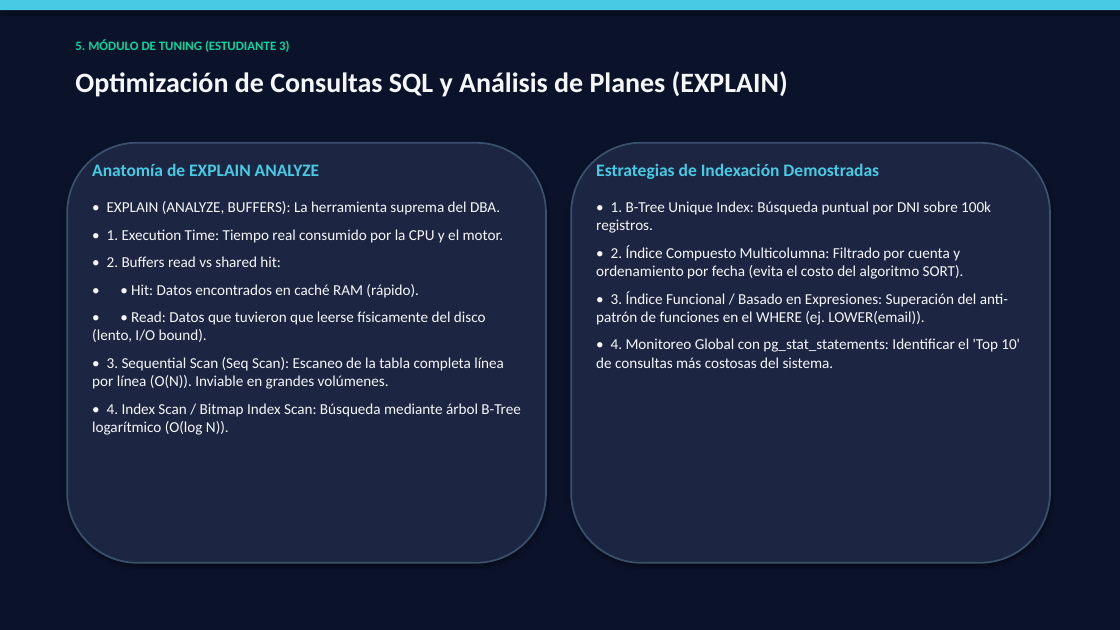
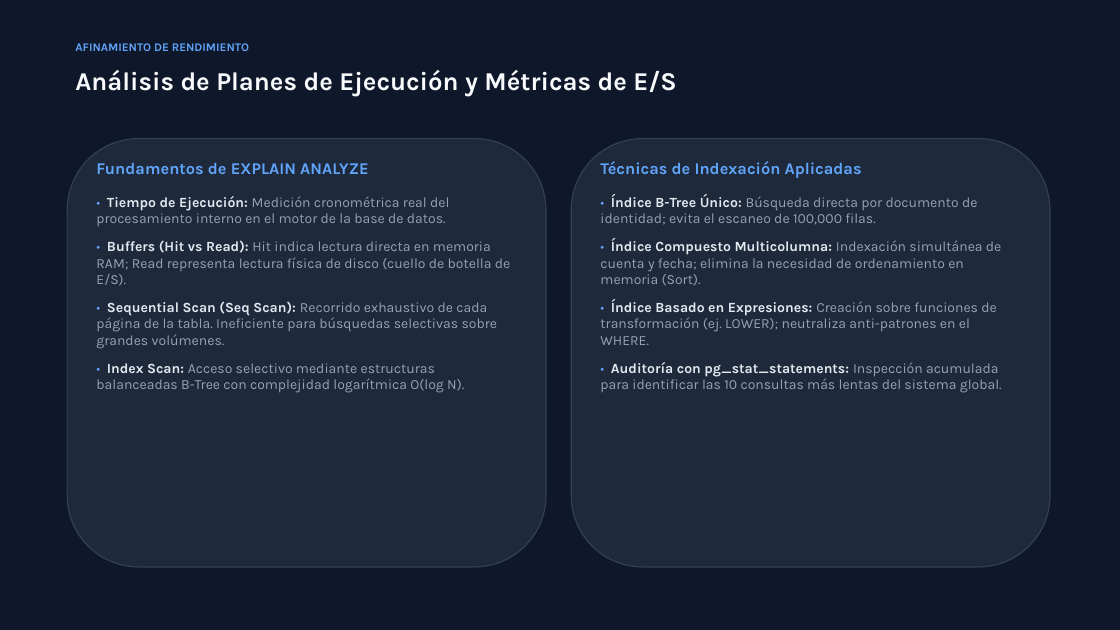
Before and after one commit to EmilyCayambe/Openmetadata, a slide deck: slide 8 of presentacion/Presentacion_Telemetria_Optimizacion.pptx. Drawn at 1120x630 pixels with LibreOffice and Linux fonts; fonts in the diff are those of the drawing. Boxes give left, top, right and bottom in pixels: in the first picture for what was removed or moved away, otherwise in the second. Text is boxed around its words. In the diff, an @@ line names an element or a change of style, - is before the commit and + after.

Commit message:
style: refine presentation with sober corporate slate palette, Segoe UI typography, bold-only terms, and clean academic layout

```diff
--- a/presentacion/Presentacion_Telemetria_Optimizacion.pptx
+++ b/presentacion/Presentacion_Telemetria_Optimizacion.pptx
@@ rectangle at (x1=0, y1=0, x2=1120, y2=630): fill #0B132B to #0F172A @@
@@ rectangle removed at (x1=0, y1=0, x2=1120, y2=10) @@
@@ text added at (x1=75, y1=43, x2=249, y2=51), 10 pt, text #60A5FA, bold @@
+AFINAMIENTO DE RENDIMIENTO
@@ text at (x1=75, y1=70, x2=676, y2=96): text changed; size 11 to 22 pt; font Calibri to Karla; text colour #06D6A0 to #F8FAFC @@
-5. MÓDULO DE TUNING (ESTUDIANTE 3)
+Análisis de Planes de Ejecución y Métricas de E/S
@@ text removed at (x1=75, y1=71, x2=788, y2=97) @@
-Optimización de Consultas SQL y Análisis de Planes (EXPLAIN)
@@ rounded rectangle resized from (x1=67, y1=143, x2=546, y2=563) to (x1=67, y1=139, x2=546, y2=567) @@
@@ rounded rectangle at (x1=67, y1=139, x2=546, y2=567): fill #1C2541 to #1E293B; outline #3A506B 1.5 pt to #334155 1 pt; shadow off @@
@@ rounded rectangle at (x1=571, y1=139, x2=1050, y2=567): fill #1C2541 to #1E293B; outline #3A506B 1.5 pt to #334155 1 pt; shadow off @@
@@ rounded rectangle resized from (x1=571, y1=143, x2=1050, y2=563) to (x1=571, y1=139, x2=1050, y2=567) @@
@@ text at (x1=96, y1=163, x2=368, y2=174): text changed; size 15 to 14 pt; font Calibri to Karla; text colour #48CAE4 to #60A5FA @@
-Anatomía de EXPLAIN ANALYZE
+Fundamentos de EXPLAIN ANALYZE
@@ text at (x1=600, y1=161, x2=862, y2=178): text changed; size 15 to 14 pt; font Calibri to Karla; text colour #48CAE4 to #60A5FA @@
-Estrategias de Indexación Demostradas
+Técnicas de Indexación Aplicadas
@@ text at (x1=96, y1=196, x2=510, y2=393): text changed; size 13 to 12 pt; font Calibri to Karla; text colour #F5F7FA to #94A3B8 @@
-• EXPLAIN (ANALYZE, BUFFERS): La herramienta suprema del DBA.
-• 1. Execution Time: Tiempo real consumido por la CPU y el motor.
-• 2. Buffers read vs shared hit:
-• • Hit: Datos encontrados en caché RAM (rápido).
-• • Read: Datos que tuvieron que leerse físicamente del disco (lento, I/O bound).
-• 3. Sequential Scan (Seq Scan): Escaneo de la tabla completa línea por línea (O(N)). Inviable en grandes volúmenes.
-• 4. Index Scan / Bitmap Index Scan: Búsqueda mediante árbol B-Tree logarítmico (O(log N)).
+• Tiempo de Ejecución: Medición cronométrica real del procesamiento interno en el motor de la base de datos.
+• Buffers (Hit vs Read): Hit indica lectura directa en memoria RAM; Read representa lectura física de disco (cuello de botella de E/S).
+• Sequential Scan (Seq Scan): Recorrido exhaustivo de cada página de la tabla. Ineficiente para búsquedas selectivas sobre grandes volúmenes.
+• Index Scan: Acceso selectivo mediante estructuras balanceadas B-Tree con complejidad logarítmica O(log N).
@@ text at (x1=600, y1=194, x2=1002, y2=393): text changed; size 13 to 12 pt; font Calibri to Karla; text colour #F5F7FA to #94A3B8 @@
-• 1. B-Tree Unique Index: Búsqueda puntual por DNI sobre 100k registros.
-• 2. Índice Compuesto Multicolumna: Filtrado por cuenta y ordenamiento por fecha (evita el costo del algoritmo SORT).
-• 3. Índice Funcional / Basado en Expresiones: Superación del anti-patrón de funciones en el WHERE (ej. LOWER(email)).
-• 4. Monitoreo Global con pg_stat_statements: Identificar el 'Top 10' de consultas más costosas del sistema.
+• Índice B-Tree Único: Búsqueda directa por documento de identidad; evita el escaneo de 100,000 filas.
+• Índice Compuesto Multicolumna: Indexación simultánea de cuenta y fecha; elimina la necesidad de ordenamiento en memoria (Sort).
+• Índice Basado en Expresiones: Creación sobre funciones de transformación (ej. LOWER); neutraliza anti-patrones en el WHERE.
+• Auditoría con pg_stat_statements: Inspección acumulada para identificar las 10 consultas más lentas del sistema global.
```
Also in this commit, not shown: 3 other slides changed, 7 slides added, 7 slides removed, 4 other files.
